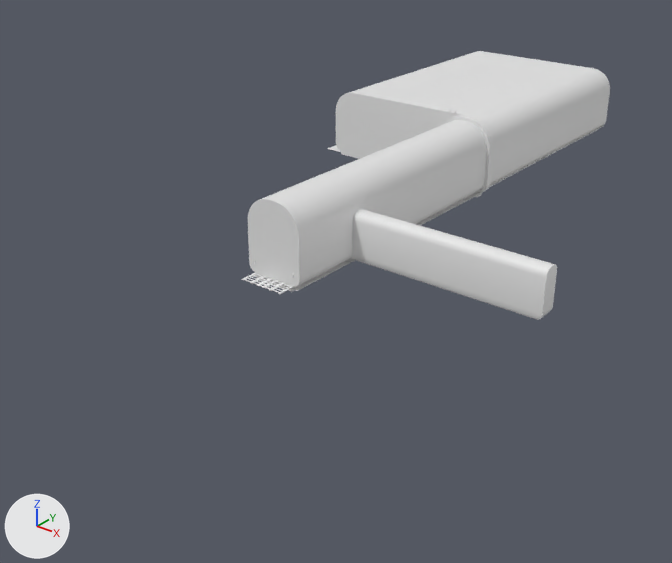
The FBX model Assets/Models/env/topside2env.fbx, before and after one commit.
The view is the same before and after, from a camera (50 mm lens) standing at (34.2, -46.8, 24.1) and looking at (-0.3, -3.7, -2.6). Every picture has the same lights, and +X, +Y and +Z are marked at lower left. Where no turn or scale is listed for an object, it has been applied to the vertices. Vertices at the same position are counted once.

The older version as bpy lines, for what is in view:
```python
me_cube_004 = bpy.data.meshes.new('Cube.004')
me_cube_004.from_pydata(...)  # 328 vertices, 268 faces; spans x -13.0..15.0, y -10.0..32.3, z -0.4..5.0
me_cube_005 = bpy.data.meshes.new('Cube.005')
me_cube_005.from_pydata(...)  # 276 vertices, 228 faces; spans x -13.9..1.8, y -10.0..33.1, z -0.1
ob_cube_001 = bpy.data.objects.new('Cube.001', me_cube_005)
ob_cube_001.location = (0.0, 0.0, -0.07)
ob_cube_002 = bpy.data.objects.new('Cube.002', me_cube_004)
ob_cube_002.location = (0.0, 0.0, 0.0)
```
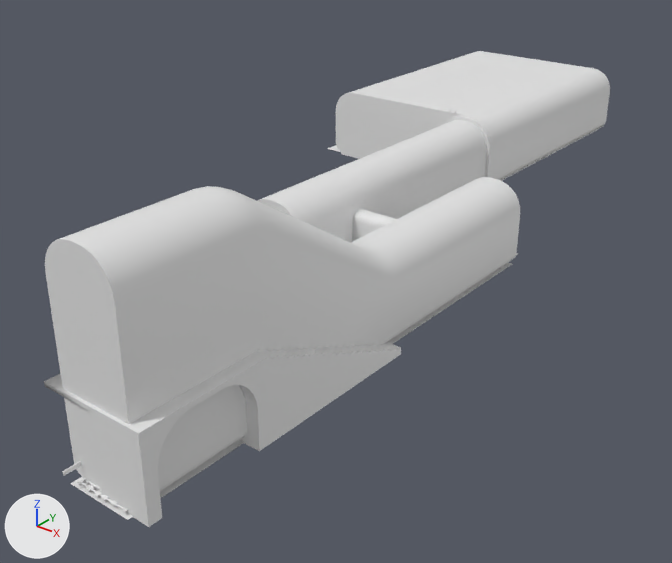
Commit message: topside 2 edit

Diff of the bpy script that builds the scene:
```diff
--- a/Assets/Models/env/topside2env.fbx.py
+++ b/Assets/Models/env/topside2env.fbx.py
@@ mat_concrete @@
+mat_concrete = principled_material('concrete')
+mat_concrete.base_color = (0.8, 0.8, 0.8)  # white #e7e7e7
@@ me_cube_004 @@
 # used by ob_cube_002; location = (0.0, 0.0, 0.0)
-me_cube_004.from_pydata(...)  # 328 vertices, 268 faces; spans x -13.0..15.0, y -10.0..32.3, z -0.4..5.0
+me_cube_004.from_pydata(...)  # 732 vertices, 654 faces; spans x -13.0..10.0, y -29.0..32.3, z -0.4..11.0
+# me_cube_004 part 2: 9 vertices moved from x 14.5..15.0, y -5.0..-3.8, z 0.0..3.1 to x 6.0..6.5, y -5.0..-3.8, z 0.0..3.1; 11 vertices removed from x 14.5..15.0, y -5.0..-3.8, z 0.0..3.2; 415 vertices added at x 6.0..10.0, y -29.0..1.2, z -0.4..11.0
@@ me_cube_005 @@
 # used by ob_cube_001; location = (0.0, 0.0, -0.07)
-me_cube_005.from_pydata(...)  # 276 vertices, 228 faces; spans x -13.9..1.8, y -10.0..33.1, z -0.1
+me_cube_005.from_pydata(...)  # 372 vertices, 303 faces; spans x -13.9..9.8, y -29.4..33.1, z -0.1
+# me_cube_005 part 1: 96 vertices added at x 6.2..9.8, y -29.4..1.2, z -0.1
@@ me_cube_017 @@
+me_cube_017.from_pydata(...)  # 90 vertices, 45 faces; spans x -1.44..1.44, y 0.0..10.01, z -4.29..0.1
+me_cube_017.materials.append(mat_concrete)  # its picture is missing
@@ me_cube_026 @@
+me_cube_026.from_pydata(...)  # 64 vertices, 40 faces; spans x 0.0..2.87, y -3.5..3.5, z 0.0..4.39
+me_cube_026.materials.append(mat_concrete)  # its picture is missing
@@ me_cube_015_1 @@
+me_cube_015_1.from_pydata(...)  # 388 vertices, 377 faces; spans x -22.1..-10.4, y -21.1..41.9, z -1.0..5.2
@@ me_cube_013_1 @@
+me_cube_013_1.from_pydata(...)  # 17720 vertices, 15840 faces; spans x 6.5..9.5, y -29.4..2.5, z 0.0
@@ me_cube_027 @@
+me_cube_027.from_pydata(...)  # a box spanning x -2.87..0.0, y -3.5..3.5, z 4.17..4.39
+me_cube_027.materials.append(mat_concrete)  # its picture is missing
@@ ob_stairs @@
+ob_stairs = bpy.data.objects.new('stairs', me_cube_017)
+ob_stairs.location = (9.28, -22.13, 4.02)
@@ ob_stairs_001 @@
+ob_stairs_001 = bpy.data.objects.new('stairs.001', me_cube_026)
+ob_stairs_001.location = (7.84, -25.63, -0.27)
@@ ob_cube_011 @@
+ob_cube_011 = bpy.data.objects.new('Cube.011', me_cube_015_1)
+ob_cube_011.location = (20.0, -8.75, 0.0)
@@ ob_cube_009 @@
+ob_cube_009 = bpy.data.objects.new('Cube.009', me_cube_013_1)
+ob_cube_009.location = (0.0, 0.0, 0.0)
@@ ob_stairs_002 @@
+ob_stairs_002 = bpy.data.objects.new('stairs.002', me_cube_027)
+ob_stairs_002.location = (7.84, -25.63, -0.27)
```

What differs and where, as boxes (x1, y1, x2, y2) in the pictures (672 x 563 px):
'Cube.002', reshaped (56% wider, 63% taller): before (248, 51, 610, 320); after (45, 51, 610, 491)
'stairs.001', added: after (89, 352, 270, 527)
'stairs', added: after (255, 342, 401, 444)
'Cube.001', reshaped (53% wider, 138% taller): before (255, 126, 603, 291); after (70, 126, 603, 520)
'stairs.002', added: after (44, 373, 92, 411)
'Cube.009', added: after (75, 253, 519, 513)
'Cube.011', added: after (62, 110, 456, 476)
part 1 of me_cube_005, added: after (70, 263, 512, 520)
part 2 of me_cube_004, built on: before (351, 219, 557, 320); after (45, 177, 520, 491)
